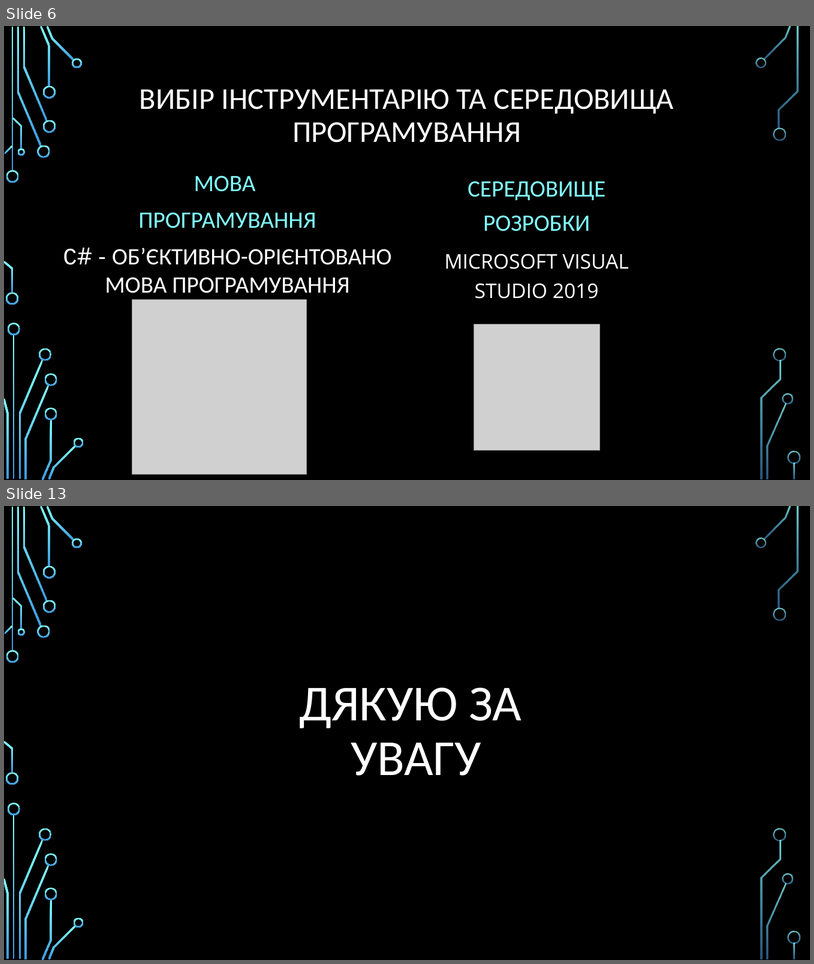
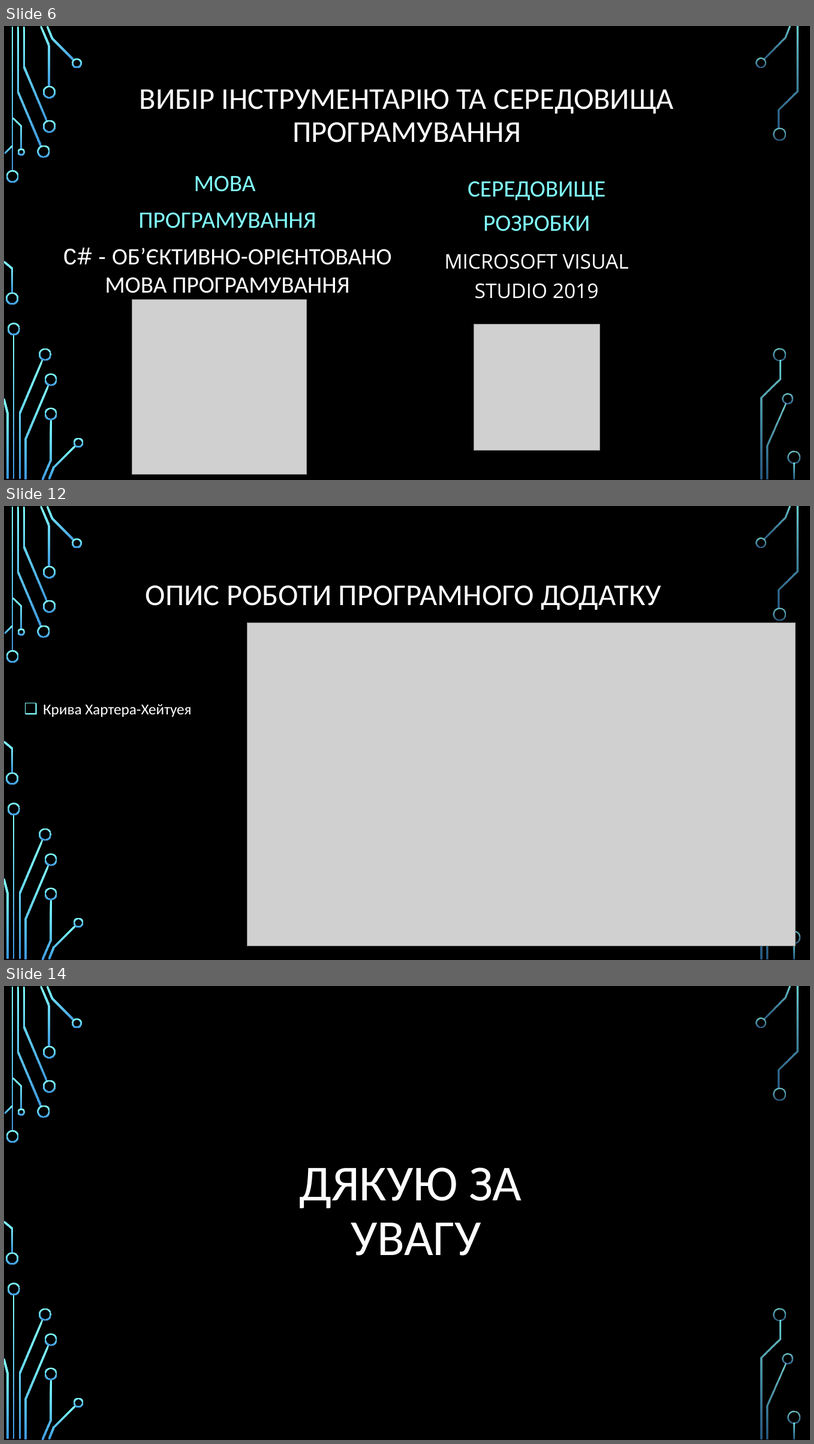
Before and after one commit to Raimhal/Fractator, a slide deck: Курсова презентація.pptx. Shown one above the other, each under a label of ours: slides 6 and 13 before the commit, slides 6, 12 and 14 after it; the slides between them are not shown. The pictures are 814x964 and 814x1444 pixels, drawn with LibreOffice and Linux fonts; fonts in the diff are those of the drawing; grey boxes stand for pictures; background and template pictures are left out. Boxes give left, top, right and bottom in pixels: in the first picture for what was removed or moved away, otherwise in the second. Text is boxed around its words. In the diff, an @@ line names an element or a change of style, - is before the commit and + after.

```diff
--- a/Курсова презентація.pptx
+++ b/Курсова презентація.pptx
@@ slide 12 added at (4,506,810,960), background picture (left out); not listed: 34 template elements that a slide beside it also shows @@
@@ title added at (146,585,662,610), 36 pt, text #FFFFFF @@
+ОПИС РОБОТИ ПРОГРАМНОГО ДОДАТКУ
@@ picture added at (247,623,797,946) @@
@@ text added at (43,704,191,717), 18 pt, text #FFFFFF @@
+❑ Крива Хартера-Хейтуея
@@ what was slide 13 is now slide 14 @@
```
Also in this commit, not shown: 3 slides changed, 4 other slides added, 4 slides removed, 9 other files.
